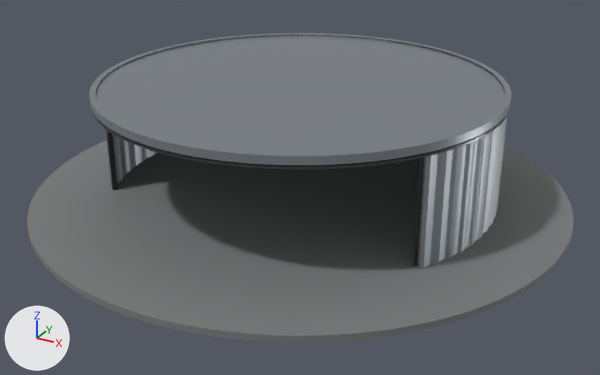
Renders of the glTF model homebase/assets/source/SimObjects/Misc/VFRHomebaseRoundHangar/model/HomebaseRoundHangar_LOD00.gltf from each side of a commit.
Before and after are seen from a 50 mm lens placed at (23.6, -42.9, 21.5), pointed at (0.5, -0.9, 0.5). The lights are fixed; the arrows at lower left show +X, +Y and +Z. The first picture is the older version. Where no turn or scale is listed for an object, it has been applied to the vertices.

Before the edit, the objects in view are built like this:
```python
me_roundhangarapronramp_mesh = bpy.data.meshes.new('RoundHangarApronRamp_mesh')
me_roundhangarapronramp_mesh.from_pydata(...)  # 580 vertices, 1152 faces; spans x -16.8..16.8, y -16.8..16.8, z -0.4..0.0
me_roundhangarapronramp_mesh.materials.append(mat_concrete)  # grey #797c7c
me_roundhangarwall_mesh = bpy.data.meshes.new('RoundHangarWall_mesh')
me_roundhangarwall_mesh.from_pydata(...)  # 580 vertices, 1152 faces; spans x -12.0..12.1, y -6.0..12.0, z 0.0..6.7
me_roundhangarwall_mesh.materials.append(mat_corrugated_grey)  # grey #9ea4aa
me_zylinder = bpy.data.meshes.new('Zylinder')
me_zylinder.from_pydata(...)  # a 96-sided cylinder along z spanning x -11.9..11.9, y -11.9..11.9, z -0.2..0.2
me_zylinder.materials.append(mat_concrete)  # grey #797c7c
ob_roundhangarapronramp = bpy.data.objects.new('RoundHangarApronRamp', me_roundhangarapronramp_mesh)
ob_roundhangarapronramp.location = (0.0, 0.0, 0.0)
ob_roundhangarfoundationslab = bpy.data.objects.new('RoundHangarFoundationSlab', me_zylinder)
ob_roundhangarfoundationslab.location = (0.0, 0.0, -0.2)
ob_roundhangarwall = bpy.data.objects.new('RoundHangarWall', me_roundhangarwall_mesh)
ob_roundhangarwall.location = (0.0, 0.0, 0.0)
# also in view: 'RoundHangarColumn_60' at (10.3, -5.9, 3.3); 'RoundHangarDoor' at (6.3, 3.0, 3.2); 'RoundHangarDoorRail' at (0.7, 0.0, 6.5); 'RoundHangarRoofLip' at (0.0, 0.0, 6.9); 'RoundHangarRoof' at (0.0, 0.0, 6.8)
```
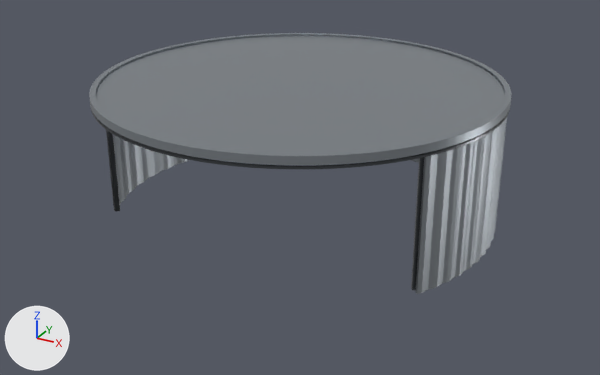
Where the newer file only moved an object's origin or applied its transform, the numbers keep the older frame.

What differs and where, as boxes [x1, y1, x2, y2] in the pictures (600 x 375 px):
'RoundHangarApronRamp', deleted
    before: [27, 140, 574, 342]
'RoundHangarFoundationSlab', deleted
    before: [110, 152, 419, 282]

The change, as a list of edits to the scene's bpy script:
```text
Remove ob_roundhangarfoundationslab:
    ob_roundhangarfoundationslab = bpy.data.objects.new('RoundHangarFoundationSlab', me_zylinder)
    ob_roundhangarfoundationslab.location = (0.0, 0.0, -0.2)
Remove ob_roundhangarapronramp:
    ob_roundhangarapronramp = bpy.data.objects.new('RoundHangarApronRamp', me_roundhangarapronramp_mesh)
    ob_roundhangarapronramp.location = (0.0, 0.0, 0.0)
```
